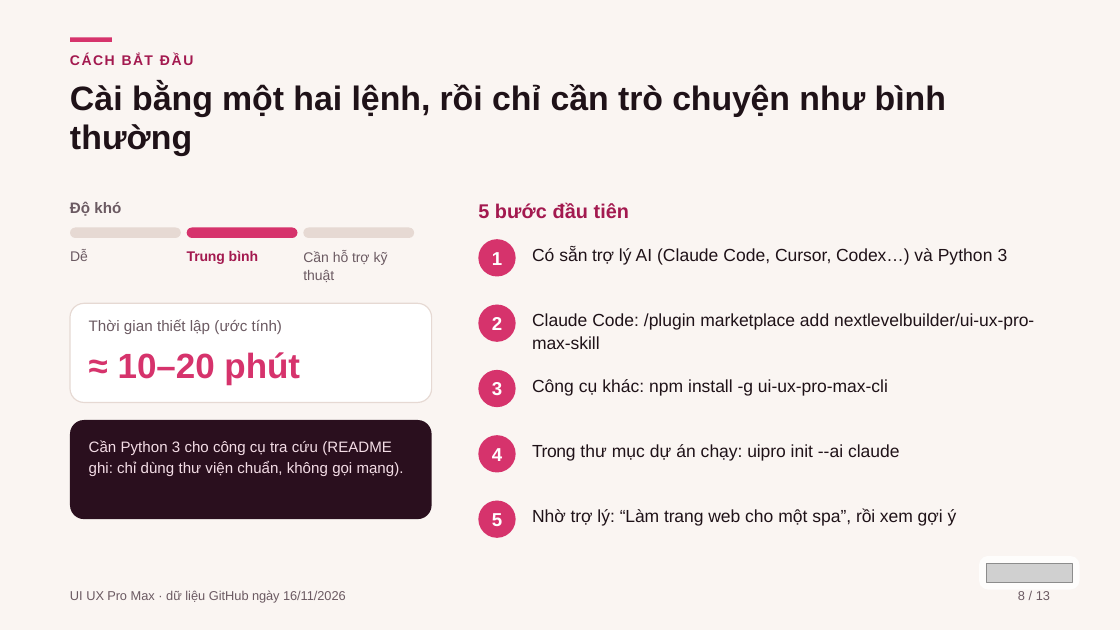
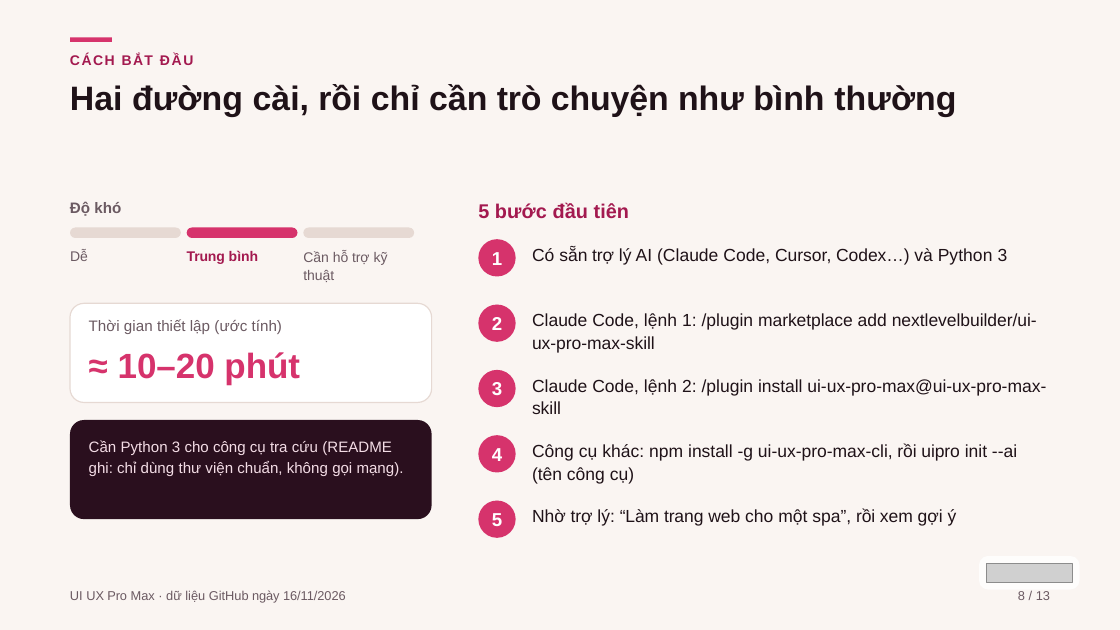
Before and after one commit to vohoailinh90/Github-radar, a slide deck: slide 8 of docs/reports/ui-ux-pro-max-skill/ui-ux-pro-max-skill.pptx. Drawn at 1120x630 pixels with LibreOffice and Linux fonts; fonts in the diff are those of the drawing; grey boxes stand for pictures. Boxes give left, top, right and bottom in pixels: in the first picture for what was removed or moved away, otherwise in the second. Text is boxed around its words. In the diff, an @@ line names an element or a change of style, - is before the commit and + after.

```diff
--- a/docs/reports/ui-ux-pro-max-skill/ui-ux-pro-max-skill.pptx
+++ b/docs/reports/ui-ux-pro-max-skill/ui-ux-pro-max-skill.pptx
@@ text at (70,84,956,117): text changed @@
-Cài bằng một hai lệnh, rồi chỉ cần trò chuyện như bình thường
+Hai đường cài, rồi chỉ cần trò chuyện như bình thường
@@ text at (532,313,1037,353): text changed @@
-Claude Code: /plugin marketplace add nextlevelbuilder/ui-ux-pro-max-skill
+Claude Code, lệnh 1: /plugin marketplace add nextlevelbuilder/ui-ux-pro-max-skill
@@ text at (532,379,1046,414): text changed @@
-Công cụ khác: npm install -g ui-ux-pro-max-cli
+Claude Code, lệnh 2: /plugin install ui-ux-pro-max@ui-ux-pro-max-skill
@@ text at (532,444,1017,484): text changed @@
-Trong thư mục dự án chạy: uipro init --ai claude
+Công cụ khác: npm install -g ui-ux-pro-max-cli, rồi uipro init --ai (tên công cụ)
```
Also in this commit, not shown: 3 other files.
